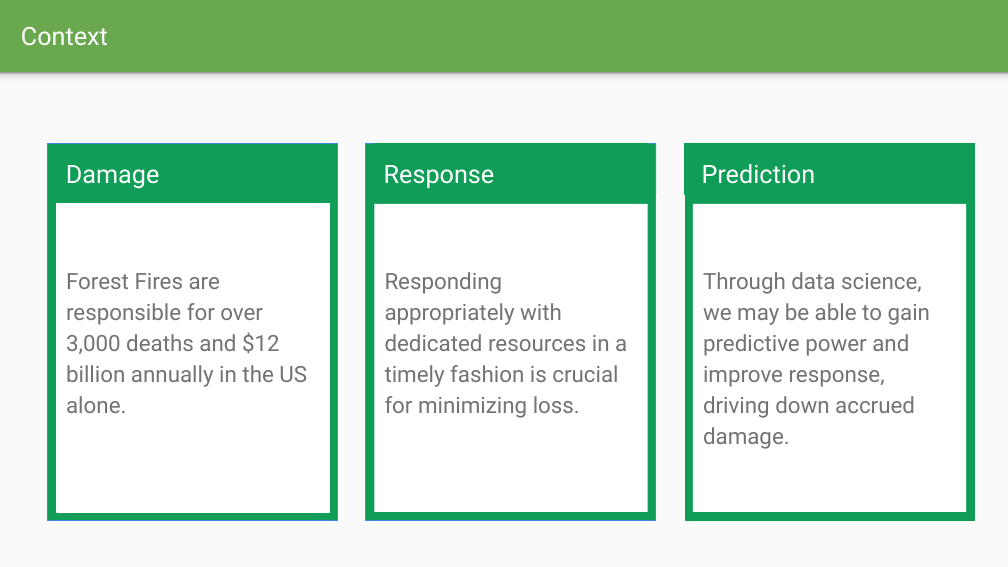
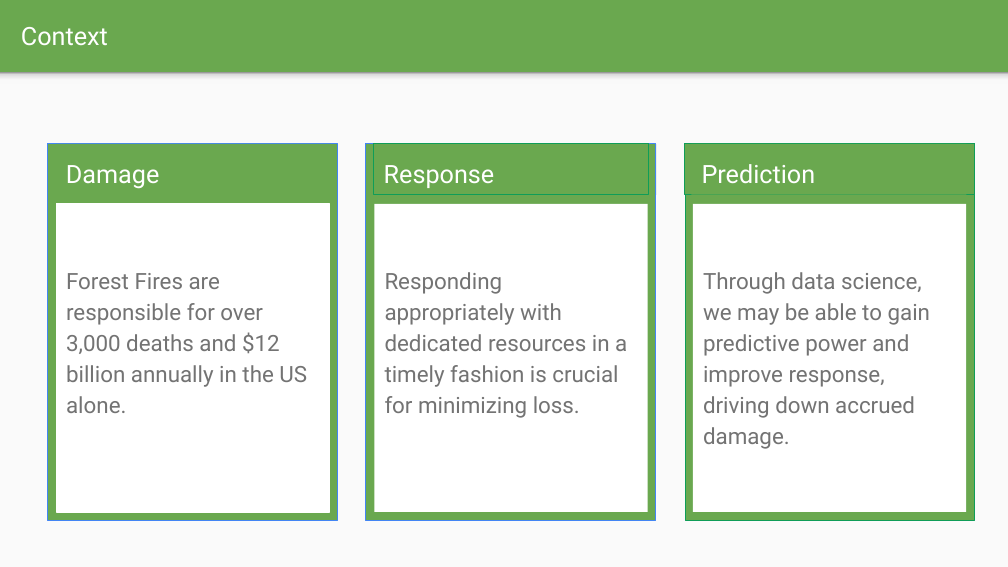
Before and after one commit to davidjwatts/portuguese_fires, a slide deck: slide 2 of Presentation.pptx. Drawn at 1008x567 pixels with LibreOffice and Linux fonts; fonts in the diff are those of the drawing. Boxes give left, top, right and bottom in pixels: in the first picture for what was removed or moved away, otherwise in the second. Text is boxed around its words. In the diff, an @@ line names an element or a change of style, - is before the commit and + after.

```diff
--- a/Presentation.pptx
+++ b/Presentation.pptx
@@ fill #0F9D58 to #6AA84F in 9 elements at <box>55,144,331,195</box>, <box>374,144,649,195</box>, <box>691,144,967,195</box>, <box>367,144,656,196</box>, <box>366,144,655,521</box>, <box>685,144,975,521</box>, <box>684,144,975,196</box>, <box>47,144,337,196</box>, <box>47,144,337,521</box> @@
```
Also in this commit, not shown: 4 other slides changed, 7 other files.
